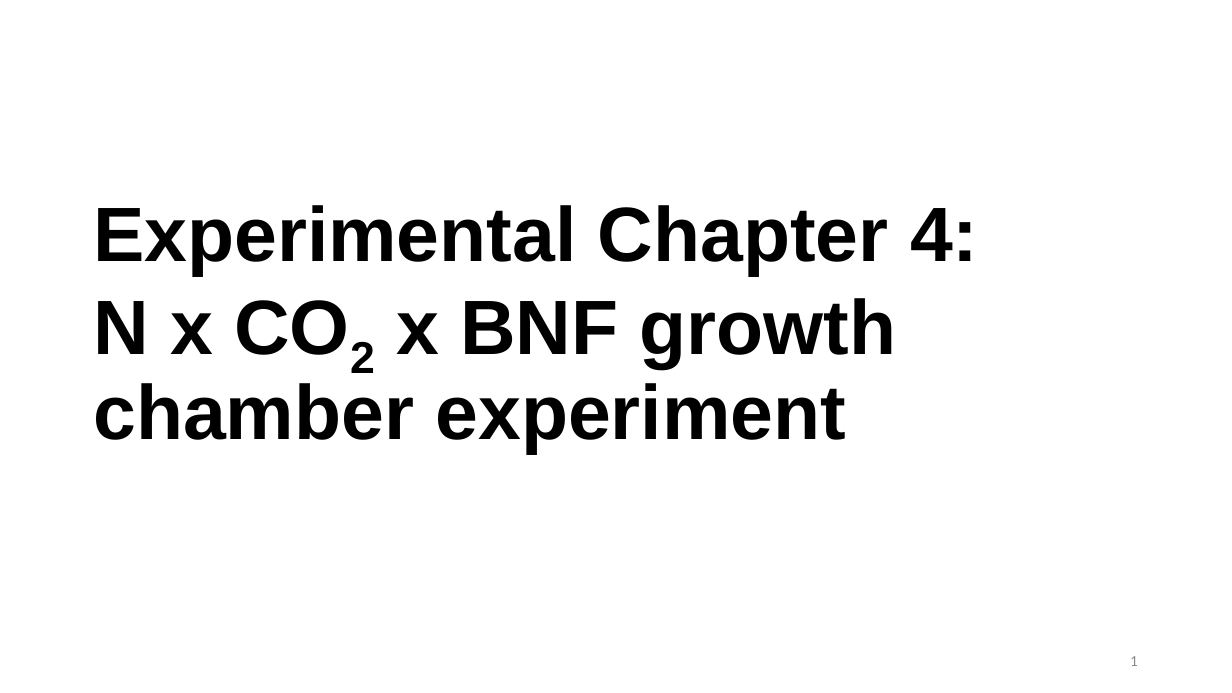
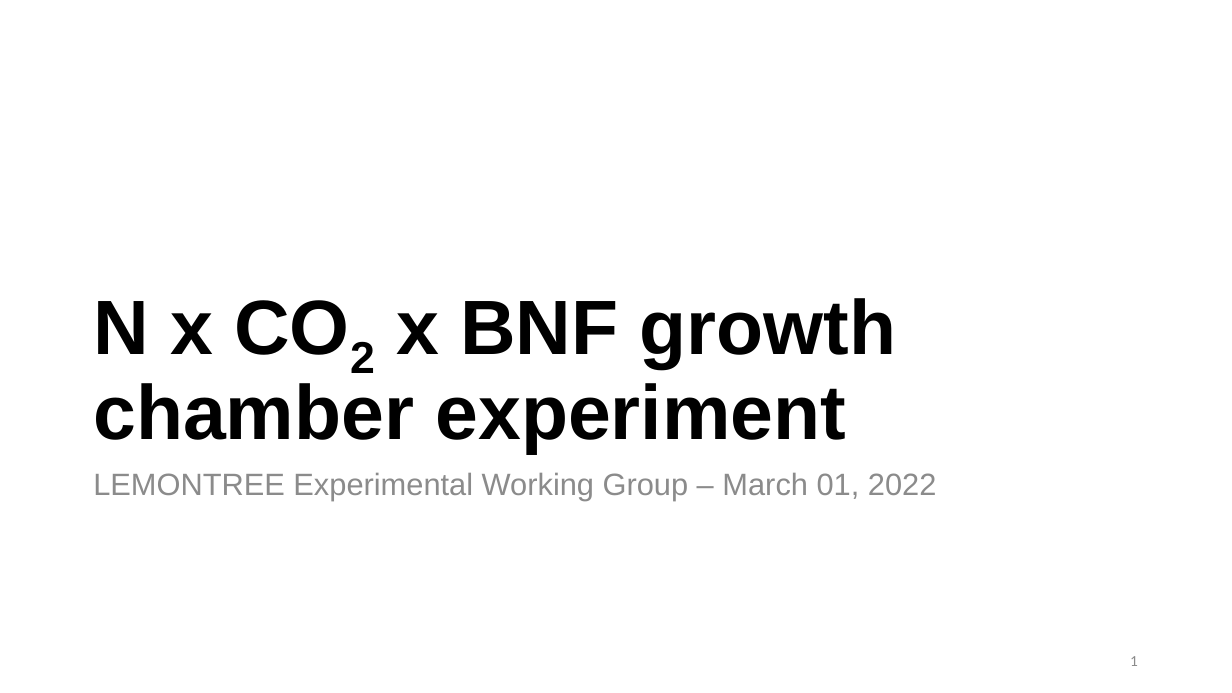
Before and after one commit to eaperkowski/conferences, a slide deck: slide 1 of lemontree_wg/Perkowski_2022_NxCO2.pptx. Drawn at 1232x693 pixels with LibreOffice and Linux fonts; fonts in the diff are those of the drawing. Boxes give left, top, right and bottom in pixels: in the first picture for what was removed or moved away, otherwise in the second. Text is boxed around its words. In the diff, an @@ line names an element or a change of style, - is before the commit and + after.

```diff
--- a/lemontree_wg/Perkowski_2022_NxCO2.pptx
+++ b/lemontree_wg/Perkowski_2022_NxCO2.pptx
@@ title at [93,298,896,454]: text changed @@
-Experimental Chapter 4:
-N x CO2 x BNF growth chamber experiment
+N x CO2 x BNF growth chamber experiment
@@ text added at [93,473,937,500], 24 pt, text #8C8C8C @@
+LEMONTREE Experimental Working Group – March 01, 2022
```
Also in this commit, not shown: 20 other slides changed, 6 slides added, 1 slide removed, 2 other files.
